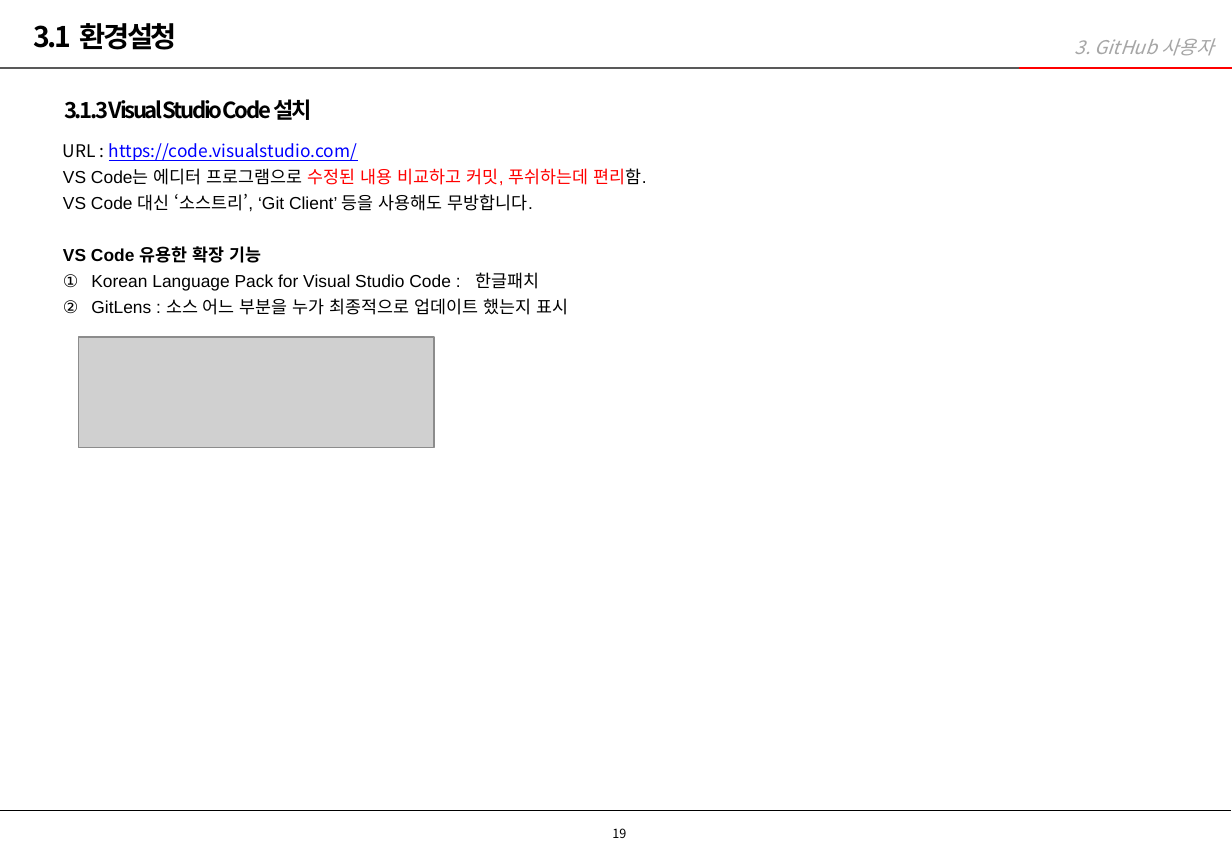
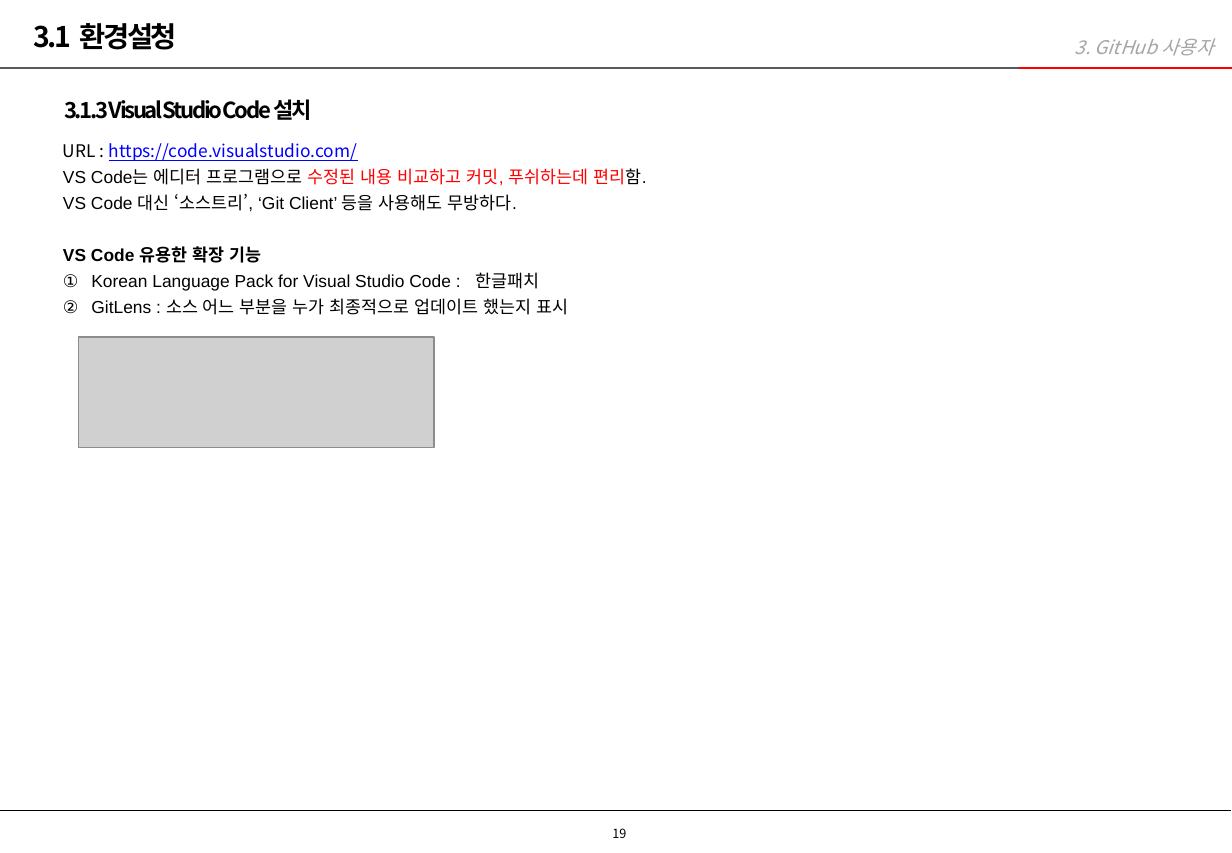
Before and after one commit to taranuxd/intro, a slide deck: slide 19 of 타란유엑스디_GitHub_사용가이드.pptx. Drawn at 1232x853 pixels with LibreOffice and Linux fonts; fonts in the diff are those of the drawing; grey boxes stand for pictures; background and template pictures are left out. Boxes give left, top, right and bottom in pixels: in the first picture for what was removed or moved away, otherwise in the second. Text is boxed around its words. In the diff, an @@ line names an element or a change of style, - is before the commit and + after.

```diff
--- a/타란유엑스디_GitHub_사용가이드.pptx
+++ b/타란유엑스디_GitHub_사용가이드.pptx
@@ text at bbox=[63, 194, 517, 212]: text changed @@
-  VS Code 대신 ‘소스트리’, ‘Git Client’ 등을 사용해도 무방합니다.
+  VS Code 대신 ‘소스트리’, ‘Git Client’ 등을 사용해도 무방하다.
```
Also in this commit, not shown: 11 other slides changed.
